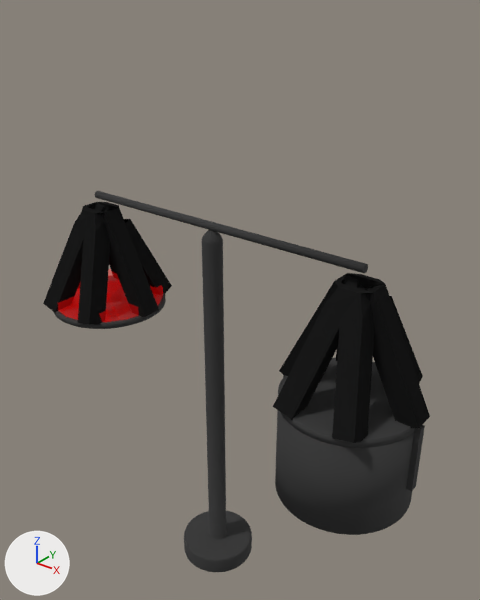
What one commit did to the Blender file blender_models/Machines/Scale.blend.
Before and after are seen from a 50 mm camera at (0.962, -1.099, 1.517) aimed at (0.025, 0.073, 0.79). Arrows for +X, +Y and +Z are at lower left; the lights stay in place.

In view in the first picture: 'Base', 'Interaction', 'Plate', 'Plate.001', 'Plate.002', 'Rod', 'RopesLeft', 'RopesRight'.
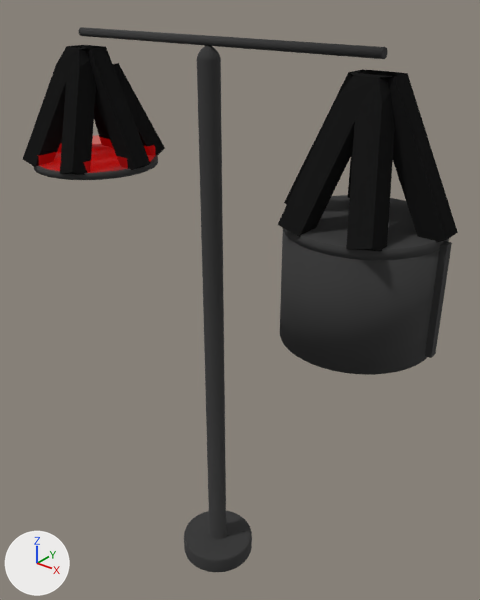
Commit message: tweak Scale machine

Edits to the bpy script that builds the scene:
```text
Change me_cylinder:
    where me_cylinder.from_pydata(...)  # 792 vertices, 753 faces; spans x -0.1..0.1, y -0.1..0.1, z 0.0..0.993
    used by ob_base; location = (0.0, 0.0, 0.0)
    me_cylinder part 1: all 440 vertices in x -0.025..0.025, y -0.025..0.025, z 0.964..0.993 are moved by (0.0, 0.0, 0.4)
Change ob_rod:
    ob_rod.location: (0.0, 0.0, 0.99) -> (0.0, 0.0, 1.39)
Change ob_ropesleft:
    ob_ropesleft.location: (-0.39, 0.0, 1.0) -> (-0.39, 0.0, 1.4)
Change ob_ropesright:
    ob_ropesright.location: (0.39, 0.0, 1.0) -> (0.39, 0.0, 1.4)
Change ob_plate_001:
    ob_plate_001.location: (0.39, 0.0, 0.97) -> (0.39, 0.0, 1.37)
```

Pixel boxes (x1, y1, x2, y2) of what changed, in the pictures (480 x 600 px; the box of a moved part takes in the faces that stretch with it):
'RopesRight', moved: before (273, 273, 430, 443); after (278, 69, 458, 251)
'Plate.001', moved: before (275, 410, 414, 535); after (280, 231, 449, 375)
'RopesLeft', moved: before (43, 202, 172, 325); after (23, 45, 165, 175)
'Base', reshaped (54% taller): before (184, 230, 252, 572); after (184, 45, 252, 572)
'Plate.002', moved: before (278, 358, 425, 491); after (283, 195, 452, 358)
'Rod', moved: before (95, 191, 368, 273); after (79, 27, 388, 59)
'Interaction', moved: before (58, 269, 163, 322); after (38, 135, 155, 173)
'Plate', moved: before (54, 293, 166, 329); after (34, 154, 158, 180)
part 1 of me_cylinder, moved or reshaped: before (202, 230, 223, 241); after (197, 45, 223, 241)
